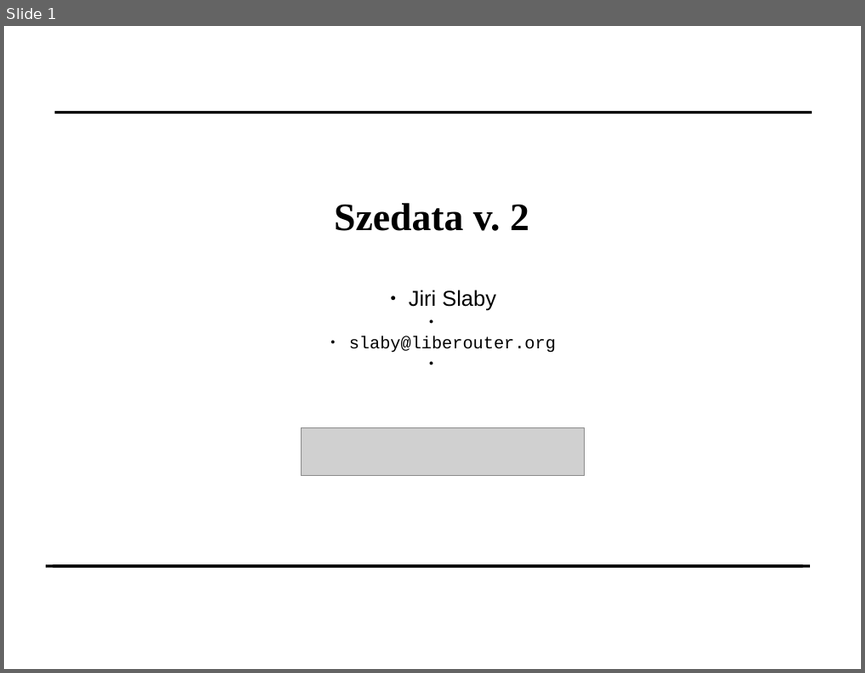
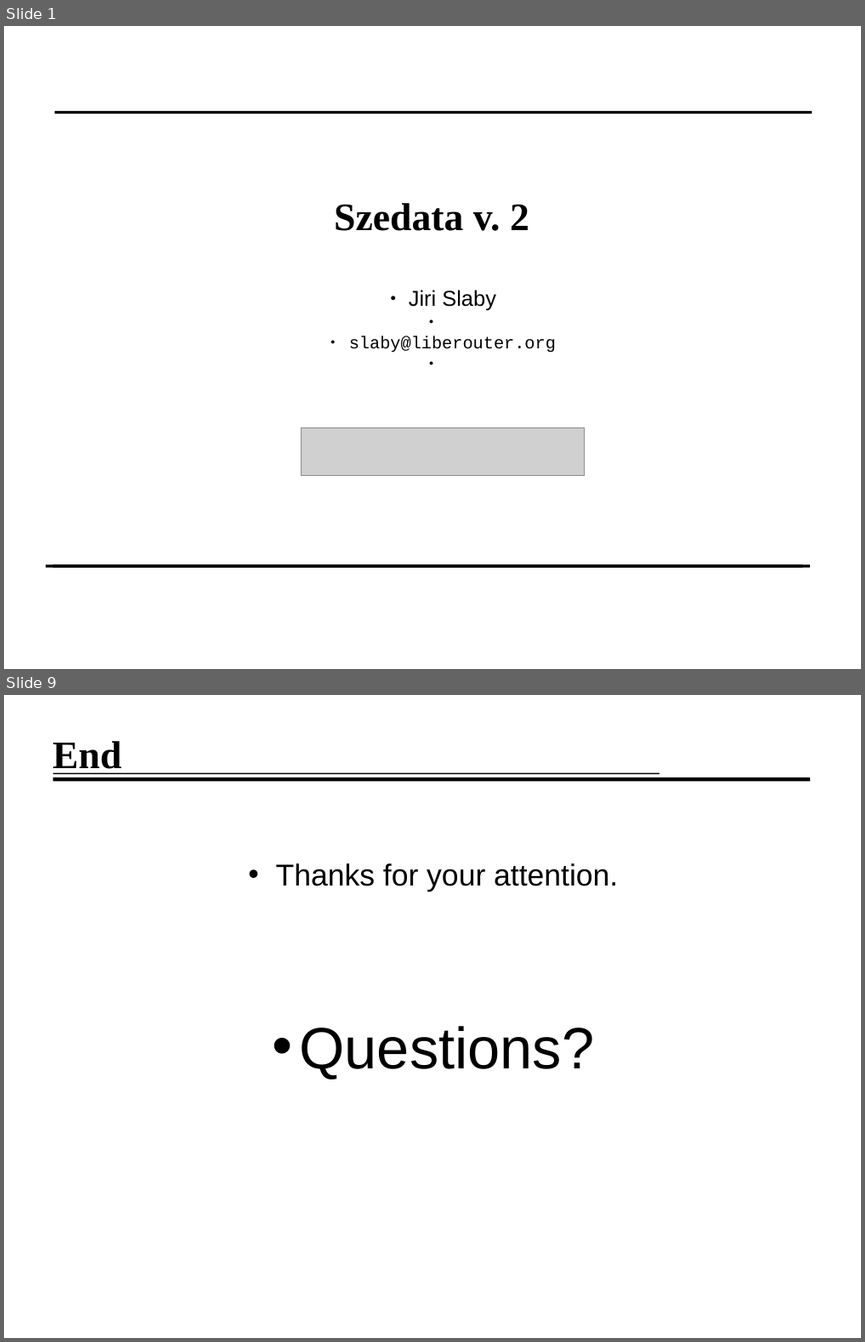
Before and after one commit to jirislaby/writings, a slide deck: presentation/seminar.odp. Shown one above the other, each under a label of ours: slide 1 before the commit, slides 1 and 9 after it; the slides between them are not shown. The pictures are 865x673 and 865x1342 pixels, drawn with LibreOffice and Linux fonts; fonts in the diff are those of the drawing; grey boxes stand for pictures; background and template pictures are left out. Boxes give left, top, right and bottom in pixels: in the first picture for what was removed or moved away, otherwise in the second. Text is boxed around its words. In the diff, an @@ line names an element or a change of style, - is before the commit and + after.

```diff
--- a/presentation/seminar.odp
+++ b/presentation/seminar.odp
@@ slide 9 added at [4,695,861,1338], background #FFFFFF @@
@@ title added at [52,741,121,774], 36 pt, text #000000, bold @@
+End
@@ line added from (53, 779) to (811, 779), #000000 3.69 pt @@
@@ line added from (53, 773) to (659, 773), #000000 1.13 pt @@
@@ text added at [276,863,618,1079], 28 pt, text #000000 @@
+• Thanks for your attention.
+• Questions?
```
Also in this commit, not shown: 7 other slides added, 1 slide removed.
